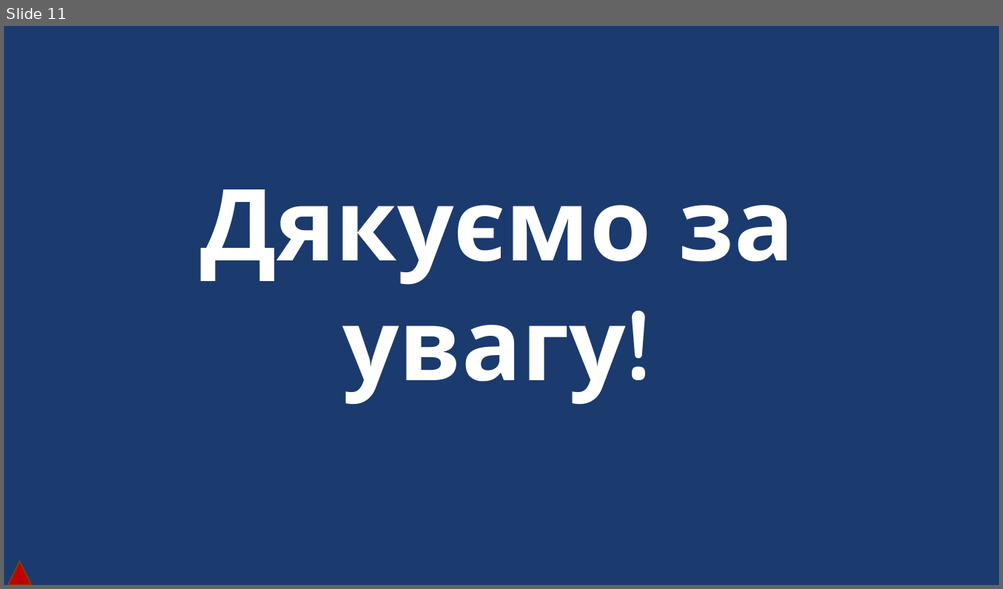
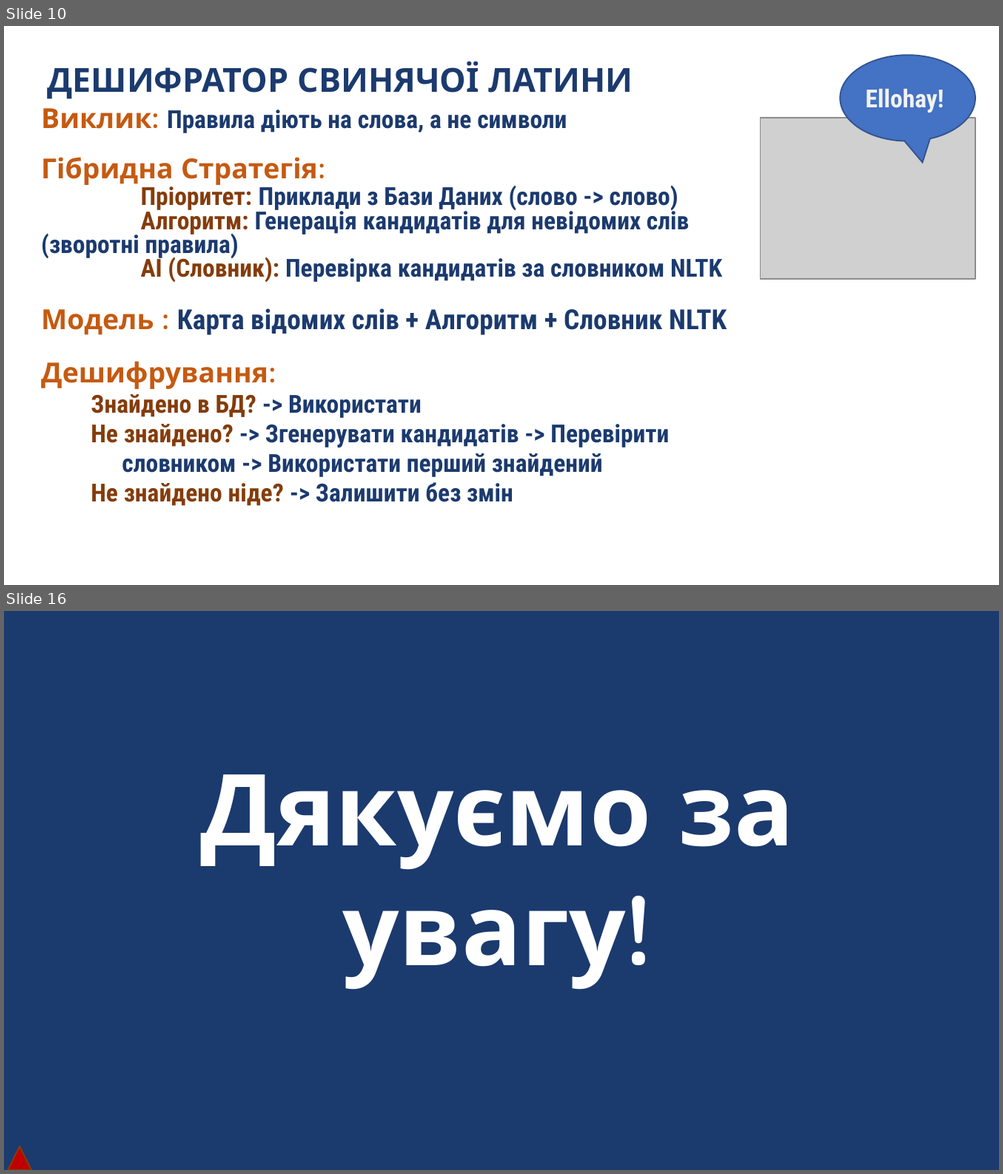
Before and after one commit to DaniilKhortov/BlackBox, a slide deck: BlackBox.pptx. Shown one above the other, each under a label of ours: slide 11 before the commit, slides 10 and 16 after it; the slides between them are not shown. The pictures are 1003x589 and 1003x1174 pixels, drawn with LibreOffice and Linux fonts; fonts in the diff are those of the drawing; grey boxes stand for pictures; background and template pictures are left out. Boxes give left, top, right and bottom in pixels: in the first picture for what was removed or moved away, otherwise in the second. Text is boxed around its words. In the diff, an @@ line names an element or a change of style, - is before the commit and + after.

```diff
--- a/BlackBox.pptx
+++ b/BlackBox.pptx
@@ slide 10 added at box(4, 26, 999, 585), background #FFFFFF @@
@@ text added at box(47, 61, 633, 99), 24 pt, text #1B3A6E, bold @@
+ДЕШИФРАТОР СВИНЯЧОЇ ЛАТИНИ
@@ speech bubble added at box(839, 55, 975, 141), fill #4472C4, outline #325491 1 pt @@
@@ text added at box(865, 89, 944, 113), 18 pt, text #F2F2F2, bold @@
+Ellohay!
@@ text added at box(41, 108, 726, 506), 18 pt, text #1B3A6E, bold @@
+Виклик: Правила діють на слова, а не символи
+Гібридна Стратегія:
+Пріоритет: Приклади з Бази Даних (слово -> слово)
+  Алгоритм: Генерація кандидатів для невідомих слів (зворотні правила)
+  AI (Словник): Перевірка кандидатів за словником NLTK
+  Модель : Карта відомих слів + Алгоритм + Словник NLTK
+Дешифрування:
+  Знайдено в БД? -> Використати
+  Не знайдено? -> Згенерувати кандидатів -> Перевірити словником -> Використати перший знайдений
+  Не знайдено ніде? -> Залишити без змін
@@ picture added at box(760, 118, 975, 278) @@
@@ what was slide 11 is now slide 16 @@
```
Also in this commit, not shown: 1 slide changed, 13 other slides added, 9 slides removed, 6 other files.
